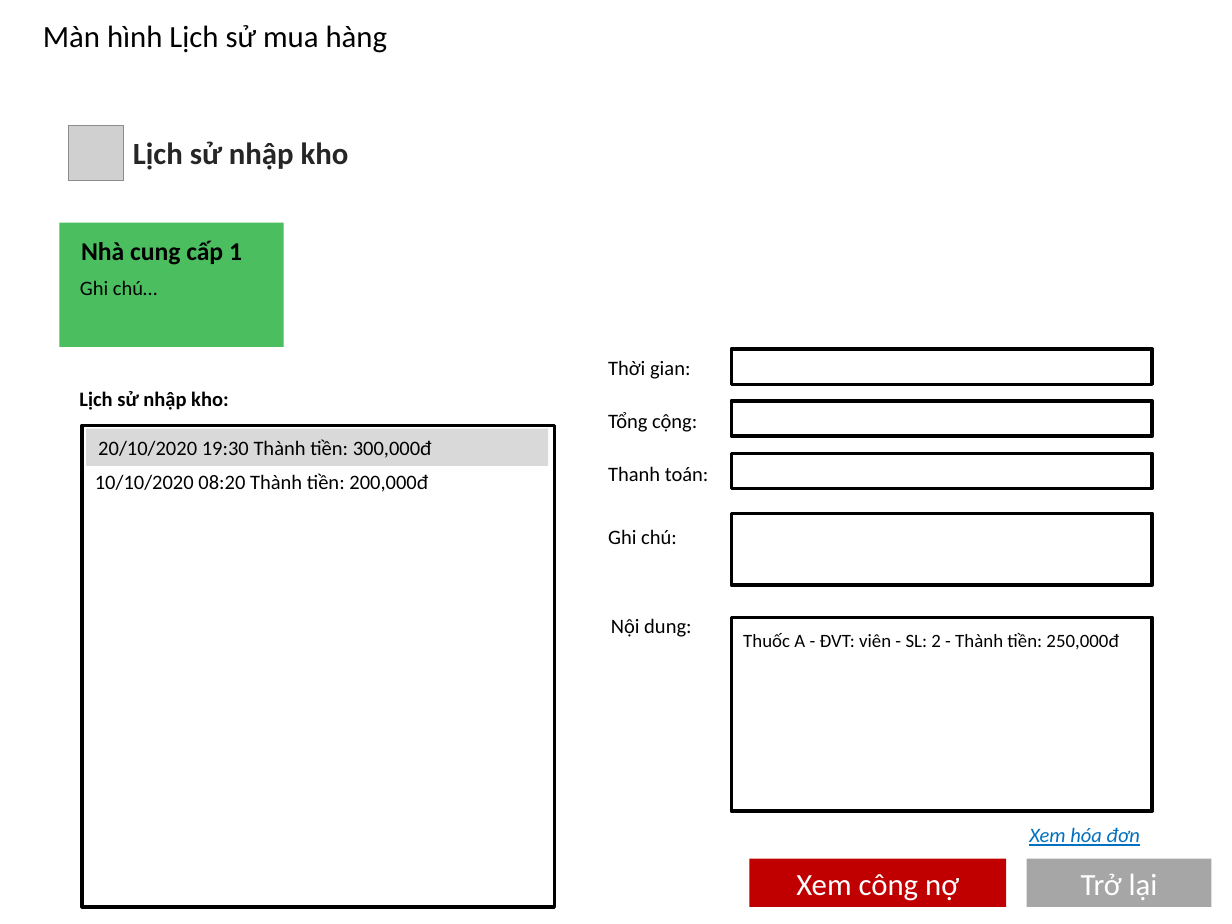
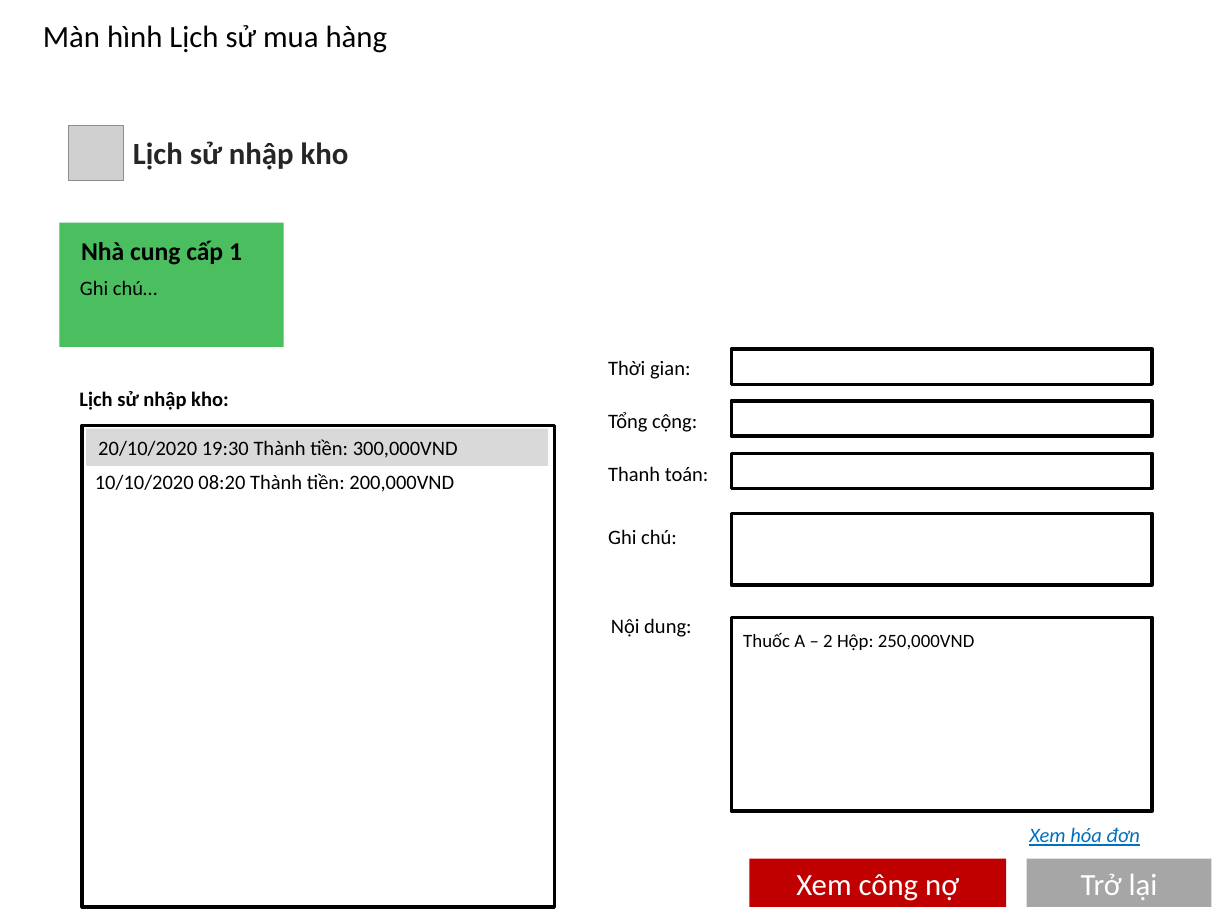
Before and after one commit to TrdHuy/Pharmacy, a slide deck: slide 21 of Pharmacy/UXUI/PagesUI.pptx. Drawn at 1232x924 pixels with LibreOffice and Linux fonts; fonts in the diff are those of the drawing; grey boxes stand for pictures; background and template pictures are left out. Boxes give left, top, right and bottom in pixels: in the first picture for what was removed or moved away, otherwise in the second. Text is boxed around its words. In the diff, an @@ line names an element or a change of style, - is before the commit and + after.

```diff
--- a/Pharmacy/UXUI/PagesUI.pptx
+++ b/Pharmacy/UXUI/PagesUI.pptx
@@ text in rectangle at [98, 439, 458, 458]: text changed @@
-20/10/2020 19:30 Thành tiền: 300,000đ
+20/10/2020 19:30 Thành tiền: 300,000VND
@@ text at [95, 473, 454, 492]: text changed @@
-10/10/2020 08:20 Thành tiền: 200,000đ
+10/10/2020 08:20 Thành tiền: 200,000VND
@@ text at [743, 633, 974, 650]: text changed @@
-Thuốc A - ĐVT: viên - SL: 2 - Thành tiền: 250,000đ
+Thuốc A – 2 Hộp: 250,000VND
```
Also in this commit, not shown: 1 other slide changed, 20 other files.
